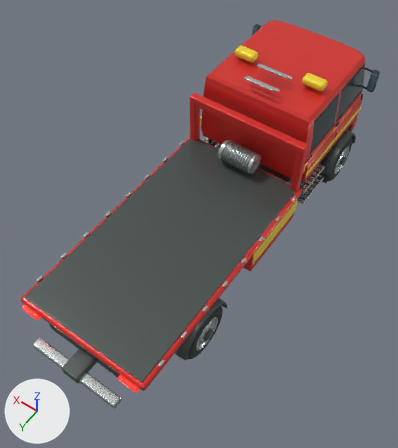
Before and after pictures for a commit that changed the Blender file source_blender/Bargare.blend.
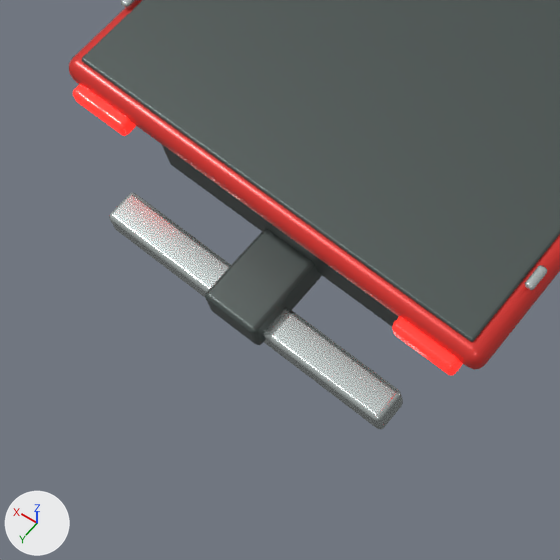
The first picture shows the older version from a 50 mm lens placed at (-3.57, 5.8, 8.67), pointed at (-0.12, 0.96, 1.07). The close-ups show the older and then the newer version on the part from 0% to 42% of the width and 62% to 100% of the height of that picture. Only the edits that show in the close-ups are written down. Lighting does not change. The marker at lower left points along +X, +Y and +Z.

The older version as bpy lines, for what is in view:
```python
me_kub_212 = bpy.data.meshes.new('Kub.212')
me_kub_212.from_pydata(...)  # 96 vertices, 98 faces; spans x -0.82..0.82, y -3.47..3.47, z -0.17..0.17
me_kub_212.materials.append(mat_graphite_trim)  # dark grey #4d5755
me_kub_214 = bpy.data.meshes.new('Kub.214')
me_kub_214.from_pydata(...)  # 96 vertices, 98 faces; spans x -1.17..1.17, y -2.22..2.22, z -0.01..0.01
me_kub_214.materials.append(mat_graphite_trim)  # dark grey #4d5755
me_kub_241 = bpy.data.meshes.new('Kub.241')
me_kub_241.from_pydata(...)  # 96 vertices, 98 faces; spans x -0.17..0.17, y -0.045..0.045, z -0.05..0.05
me_kub_241.materials.append(mat_emergency_red_lens)  # red #f62c24, glowing red #f62c24
ob_chassis = bpy.data.objects.new('Chassis', me_kub_212)
ob_chassis.parent = ob_sjöstad_roadside_recovery
ob_chassis.location = (0.0, 0.32, 0.72)
ob_deck_grip = bpy.data.objects.new('Deck grip', me_kub_214)
ob_deck_grip.parent = ob_sjöstad_roadside_recovery
ob_deck_grip.location = (0.0, 1.59, 1.227)
ob_tail_lamp_001 = bpy.data.objects.new('Tail lamp.001', me_kub_241)
ob_tail_lamp_001.parent = ob_sjöstad_roadside_recovery
ob_tail_lamp_001.location = (0.98, 3.89, 1.09)
# also in view: 'Wheel lift crossbar' at (0.0, 4.08, 0.51); 'Flatbed' at (0.0, 1.59, 1.14); 'Tail lamp' at (-0.98, 3.89, 1.09); 'Wheel lift' at (0.0, 3.68, 0.58)
```
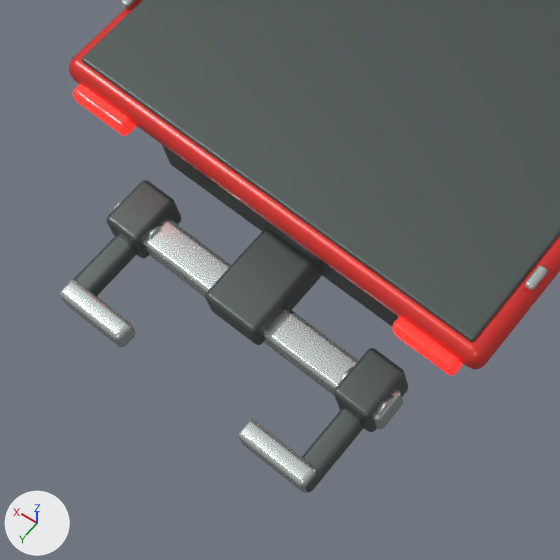
Changed parts and their boxes [x1, y1, x2, y2] in the close-ups (560 x 560 px):
'Cradle pivot bracket', added: after [334, 348, 408, 432]
'Cradle pivot bracket.001', added: after [107, 180, 181, 258]
'Tyre retaining toe', added: after [238, 420, 316, 493]
'Tyre retaining toe.001', added: after [60, 280, 135, 347]
'Wheel cradle arm', added: after [302, 408, 364, 492]
'Wheel cradle arm.001', added: after [73, 235, 137, 296]
'Cradle hinge pin', added: after [338, 367, 394, 425]
'Cradle hinge pin.001', added: after [113, 198, 163, 240]

Diff of the bpy script that builds the scene:
```diff
--- a/source_blender/Bargare.blend.py
+++ b/source_blender/Bargare.blend.py
@@ me_kub_255 @@
+me_kub_255.from_pydata(...)  # 96 vertices, 98 faces; spans x -0.2..0.2, y -0.05..0.05, z -0.065..0.065
+me_kub_255.materials.append(mat_brushed_equipment_metal)  # light grey #c4cdcb
@@ me_kub_254 @@
+me_kub_254.from_pydata(...)  # 96 vertices, 98 faces; spans x -0.06..0.06, y -0.26..0.26, z -0.05..0.05
+me_kub_254.materials.append(mat_graphite_trim)  # dark grey #4d5755
@@ me_cylinder_083 @@
+me_cylinder_083.from_pydata(...)  # 144 vertices, 122 faces; spans x -0.075..0.075, y -0.075..0.075, z -0.125..0.125
+me_cylinder_083.materials.append(mat_brushed_equipment_metal)  # light grey #c4cdcb
@@ me_kub_253 @@
+me_kub_253.from_pydata(...)  # 96 vertices, 98 faces; spans x -0.105..0.105, y -0.135..0.135, z -0.11..0.11
+me_kub_253.materials.append(mat_graphite_trim)  # dark grey #4d5755
@@ me_kub_247 @@
+me_kub_247.from_pydata(...)  # 96 vertices, 98 faces; spans x -0.06..0.06, y -0.26..0.26, z -0.05..0.05
+me_kub_247.materials.append(mat_graphite_trim)  # dark grey #4d5755
@@ me_kub_246 @@
+me_kub_246.from_pydata(...)  # 96 vertices, 98 faces; spans x -0.105..0.105, y -0.135..0.135, z -0.11..0.11
+me_kub_246.materials.append(mat_graphite_trim)  # dark grey #4d5755
@@ ob_tyre_retaining_toe_001 @@
+ob_tyre_retaining_toe_001 = bpy.data.objects.new('Tyre retaining toe.001', me_kub_255)
+ob_tyre_retaining_toe_001.parent = ob_sjöstad_roadside_recovery
+ob_tyre_retaining_toe_001.location = (0.57, 4.52, 0.5)
@@ ob_wheel_cradle_arm_001 @@
+ob_wheel_cradle_arm_001 = bpy.data.objects.new('Wheel cradle arm.001', me_kub_254)
+ob_wheel_cradle_arm_001.parent = ob_sjöstad_roadside_recovery
+ob_wheel_cradle_arm_001.location = (0.72, 4.3, 0.48)
@@ ob_cradle_hinge_pin_001 @@
+ob_cradle_hinge_pin_001 = bpy.data.objects.new('Cradle hinge pin.001', me_cylinder_083)
+ob_cradle_hinge_pin_001.parent = ob_sjöstad_roadside_recovery
+ob_cradle_hinge_pin_001.location = (0.72, 4.09, 0.53)
+ob_cradle_hinge_pin_001.rotation_euler = (0.0, 1.571, 0.0)  # degrees (0, 90, 0)
@@ ob_cradle_pivot_bracket_001 @@
+ob_cradle_pivot_bracket_001 = bpy.data.objects.new('Cradle pivot bracket.001', me_kub_253)
+ob_cradle_pivot_bracket_001.parent = ob_sjöstad_roadside_recovery
+ob_cradle_pivot_bracket_001.location = (0.72, 4.06, 0.53)
@@ ob_tyre_retaining_toe @@
+ob_tyre_retaining_toe = bpy.data.objects.new('Tyre retaining toe', me_kub_255.copy())
+ob_tyre_retaining_toe.parent = ob_sjöstad_roadside_recovery
+ob_tyre_retaining_toe.location = (-0.57, 4.52, 0.5)
@@ ob_wheel_cradle_arm @@
+ob_wheel_cradle_arm = bpy.data.objects.new('Wheel cradle arm', me_kub_247)
+ob_wheel_cradle_arm.parent = ob_sjöstad_roadside_recovery
+ob_wheel_cradle_arm.location = (-0.72, 4.3, 0.48)
@@ ob_cradle_hinge_pin @@
+ob_cradle_hinge_pin = bpy.data.objects.new('Cradle hinge pin', me_cylinder_083.copy())
+ob_cradle_hinge_pin.parent = ob_sjöstad_roadside_recovery
+ob_cradle_hinge_pin.location = (-0.72, 4.09, 0.53)
+ob_cradle_hinge_pin.rotation_euler = (0.0, 1.571, 0.0)  # degrees (0, 90, 0)
@@ ob_cradle_pivot_bracket @@
+ob_cradle_pivot_bracket = bpy.data.objects.new('Cradle pivot bracket', me_kub_246)
+ob_cradle_pivot_bracket.parent = ob_sjöstad_roadside_recovery
+ob_cradle_pivot_bracket.location = (-0.72, 4.06, 0.53)
```
